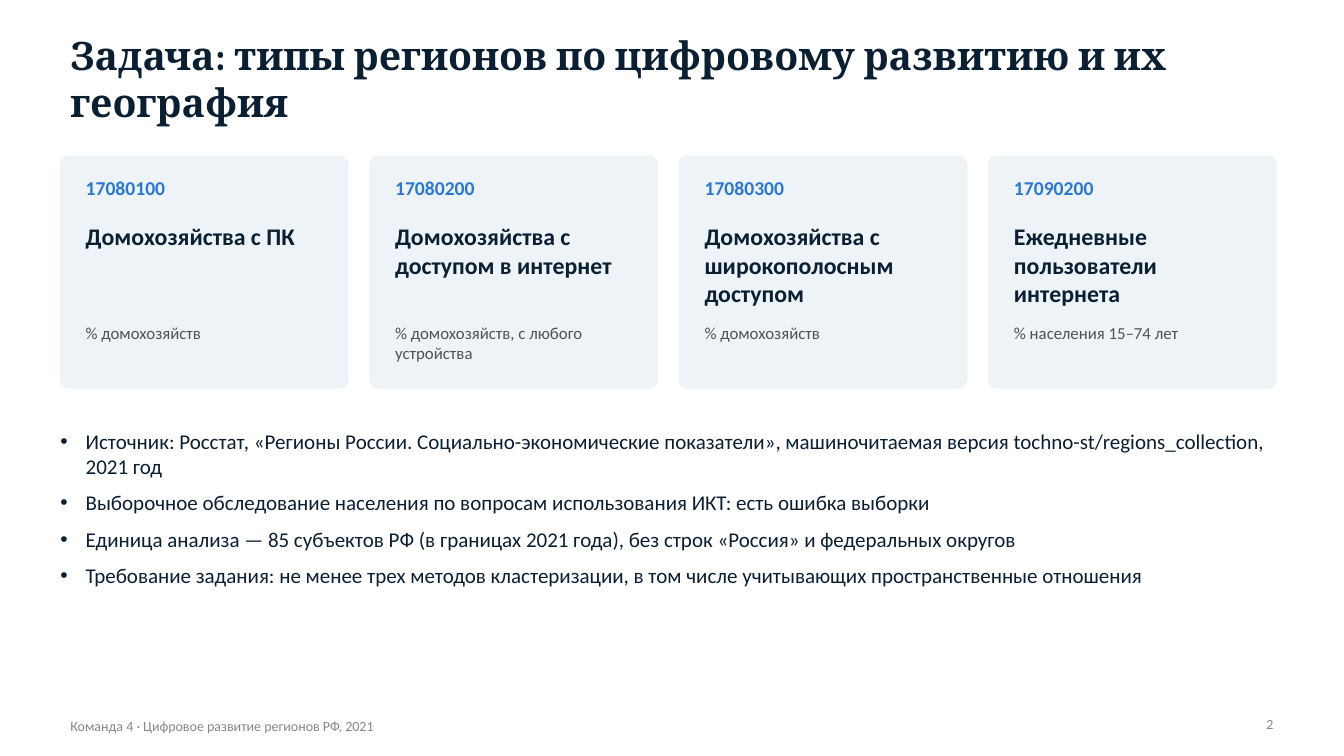
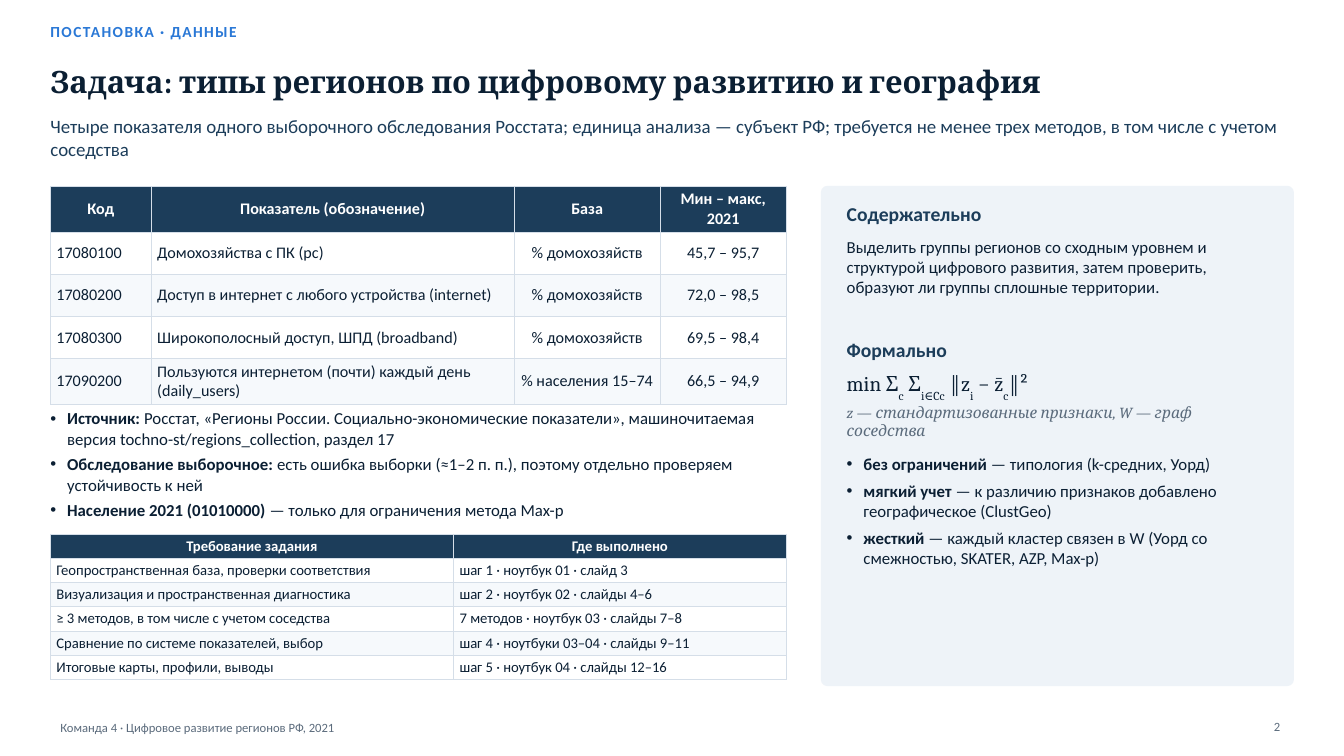
Before and after one commit to MKudryash/regions_collection, a slide deck: slide 2 of presentation/team4_digital_regions_2021.pptx. Drawn at 1344x756 pixels with LibreOffice and Linux fonts; fonts in the diff are those of the drawing. Boxes give left, top, right and bottom in pixels: in the first picture for what was removed or moved away, otherwise in the second. Text is boxed around its words. In the diff, an @@ line names an element or a change of style, - is before the commit and + after.

Commit message:
Создание презентации
- 16 слайдов по шагам решения: на каждом что делали, таблица или график
  с числами и вывод; заметки докладчика раскрывают слайд подробнее
- генератор presentation/build_deck.js собирает колоду из maps/ и results/

```diff
--- a/presentation/team4_digital_regions_2021.pptx
+++ b/presentation/team4_digital_regions_2021.pptx
@@ text added at <box>50,27,237,40</box>, 11 pt, text #2A78D6, bold @@
+ПОСТАНОВКА · ДАННЫЕ
@@ title at <box>50,69,1040,101</box>: text changed; size 28 to 22 pt @@
-Задача: типы регионов по цифровому развитию и их география
+Задача: типы регионов по цифровому развитию и география
@@ text added at <box>50,120,1277,159</box>, 13.5 pt, text #1C3D5A @@
+Четыре показателя одного выборочного обследования Росстата; единица анализа — субъект РФ; требуется не менее трех методов, в том числе с учетом соседства
@@ rounded rectangle removed at <box>60,156,348,388</box> @@
@@ rounded rectangle removed at <box>370,156,657,388</box> @@
@@ rounded rectangle removed at <box>680,156,967,388</box> @@
@@ table added at <box>50,187,786,403</box>, 5 rows, 4 columns @@
+Код | Показатель (обозначение) | База | Мин – макс, 2021
+17080100 | Домохозяйства с ПК (pc) | % домохозяйств | 45,7 – 95,7
+17080200 | Доступ в интернет с любого устройства (internet) | % домохозяйств | 72,0 – 98,5
+17080300 | Широкополосный доступ, ШПД (broadband) | % домохозяйств | 69,5 – 98,4
+17090200 | Пользуются интернетом (почти) каждый день (daily_users) | % населения 15–74 | 66,5 – 94,9
@@ text removed at <box>86,181,165,195</box> @@
-17080100
@@ text removed at <box>395,181,474,195</box> @@
-17080200
@@ text removed at <box>705,181,784,195</box> @@
-17080300
@@ rounded rectangle: place and size @@
-rounded rectangle at <box>989,156,1276,388</box>
+rounded rectangle at <box>822,187,1294,686</box>
@@ rounded rectangle at <box>822,187,1294,686</box>: proportions changed @@
@@ text added at <box>847,208,982,224</box>, 14 pt, text #1C3D5A, bold @@
+Содержательно
@@ text removed at <box>1014,182,1093,195</box> @@
-17090200
@@ text removed at <box>86,228,294,249</box> @@
-Домохозяйства с ПК
@@ text removed at <box>395,228,611,278</box> @@
-Домохозяйства с доступом в интернет
@@ text removed at <box>705,228,894,306</box> @@
-Домохозяйства с широкополосным доступом
@@ text removed at <box>1014,229,1157,306</box> @@
-Ежедневные пользователи интернета
@@ text added at <box>847,242,1207,296</box>, 12 pt, text #0B1F33 @@
+Выделить группы регионов со сходным уровнем и структурой цифрового развития, затем проверить, образуют ли группы сплошные территории.
@@ text removed at <box>101,327,201,342</box> @@
-% домохозяйств
@@ text removed at <box>395,327,582,362</box> @@
-% домохозяйств, с любого устройства
@@ text removed at <box>720,327,820,342</box> @@
-% домохозяйств
@@ text removed at <box>1030,328,1178,339</box> @@
-% населения 15–74 лет
@@ text added at <box>847,343,947,360</box>, 14 pt, text #1C3D5A, bold @@
+Формально
@@ text added at <box>847,374,1192,436</box>, 11 pt, text #5B6B7C, italic @@
+min Σc Σi∈Cc ‖zi − z̄c‖²
+z — стандартизованные признаки, W — граф соседства
@@ text added at <box>67,413,755,519</box>, 12 pt, text #0B1F33 @@
+• Источник: Росстат, «Регионы России. Социально-экономические показатели», машиночитаемая версия tochno-st/regions_collection, раздел 17
+• Обследование выборочное: есть ошибка выборки (≈1–2 п. п.), поэтому отдельно проверяем устойчивость к ней
+• Население 2021 (01010000) — только для ограничения метода Max-p
@@ text removed at <box>86,434,1264,587</box> @@
-• Источник: Росстат, «Регионы России. Социально-экономические показатели», машиночитаемая версия tochno-st/regions_collection, 2021 год
-• Выборочное обследование населения по вопросам использования ИКТ: есть ошибка выборки
-• Единица анализа — 85 субъектов РФ (в границах 2021 года), без строк «Россия» и федеральных округов
-• Требование задания: не менее трех методов кластеризации, в том числе учитывающих пространственные отношения
@@ text added at <box>863,458,1217,567</box>, 12 pt, text #0B1F33 @@
+• без ограничений — типология (k-средних, Уорд)
+• мягкий учет — к различию признаков добавлено географическое (ClustGeo)
+• жесткий — каждый кластер связен в W (Уорд со смежностью, SKATER, AZP, Max-p)
@@ table added at <box>50,534,786,679</box>, 6 rows, 2 columns @@
+Требование задания | Где выполнено
+Геопространственная база, проверки соответствия | шаг 1 · ноутбук 01 · слайд 3
+Визуализация и пространственная диагностика | шаг 2 · ноутбук 02 · слайды 4–6
+≥ 3 методов, в том числе с учетом соседства | 7 методов · ноутбук 03 · слайды 7–8
+Сравнение по системе показателей, выбор | шаг 4 · ноутбуки 03–04 · слайды 9–11
+Итоговые карты, профили, выводы | шаг 5 · ноутбук 04 · слайды 12–16
@@ text "Команда 4 · Цифровое развитие ..." at <box>60,723,335,734</box>: size 10 to 9 pt, text colour #898781 to #5B6B7C @@
@@ text "Команда 4 · Цифровое развитие ...": place and size @@
-text "Команда 4 · Цифровое развитие ..." at <box>70,722,373,733</box>
+text "Команда 4 · Цифровое развитие ..." at <box>60,723,335,734</box>
@@ page number: place and size @@
-page number at <box>1266,720,1273,729</box>
+page number at <box>1274,723,1280,731</box>
@@ page number at <box>1274,723,1280,731</box>: size 10 to 9 pt, text colour #898781 to #5B6B7C @@
```
Also in this commit, not shown: 9 other slides changed, 6 slides added, 3 slides removed, 3 other files.
